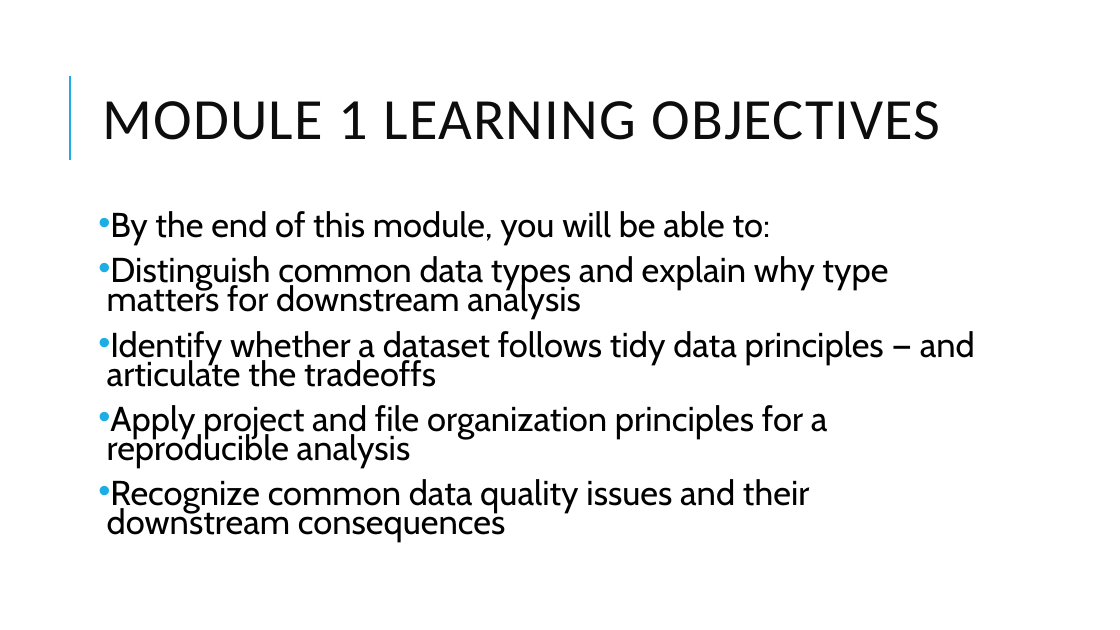
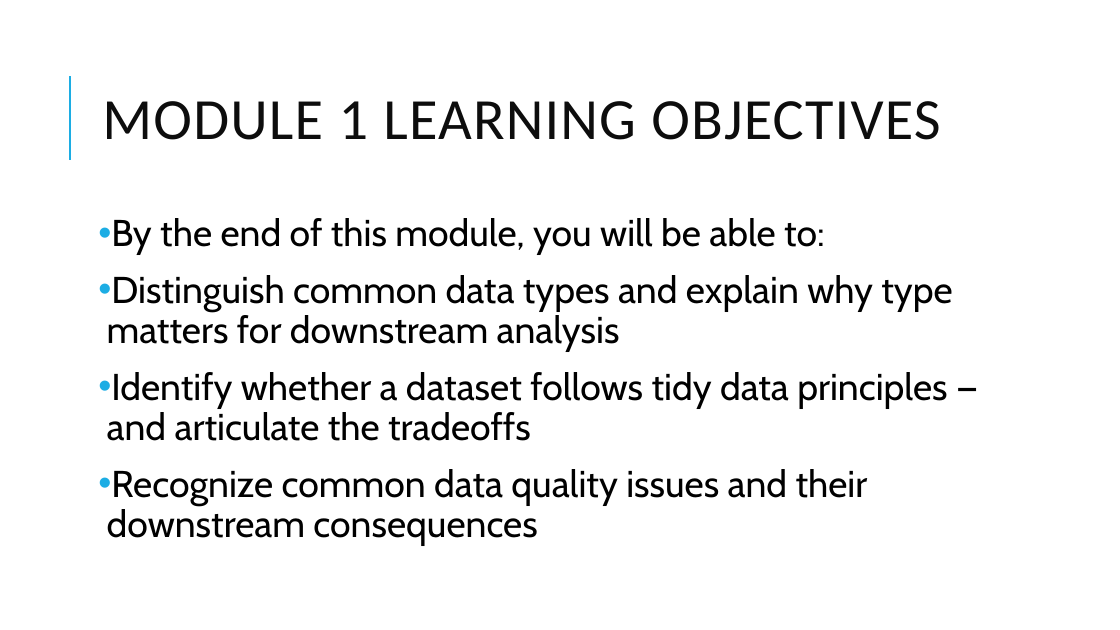
Before and after one commit to pcmathias/MSACL-data-literacy, a slide deck: slide 6 of updates_2026/presentations/module_1_slides.pptx (slide 2 before the commit). Drawn at 1120x630 pixels with LibreOffice and Linux fonts; fonts in the diff are those of the drawing. Boxes give left, top, right and bottom in pixels: in the first picture for what was removed or moved away, otherwise in the second. Text is boxed around its words. In the diff, an @@ line names an element or a change of style, - is before the commit and + after.

Commit message:
updated module 1 materials

```diff
--- a/updates_2026/presentations/module_1_slides.pptx
+++ b/updates_2026/presentations/module_1_slides.pptx
@@ text "By the end of this ..." at (107,218,952,546): size 29.6 to 32 pt; line spacing 0.7 to 0.9 @@
@@ text at (107,405,828,468): paragraph removed @@
-• Apply project and file organization principles for a reproducible analysis
```
Also in this commit, not shown: 16 other slides changed, 21 slides added, 3 slides removed, 4 other files.
